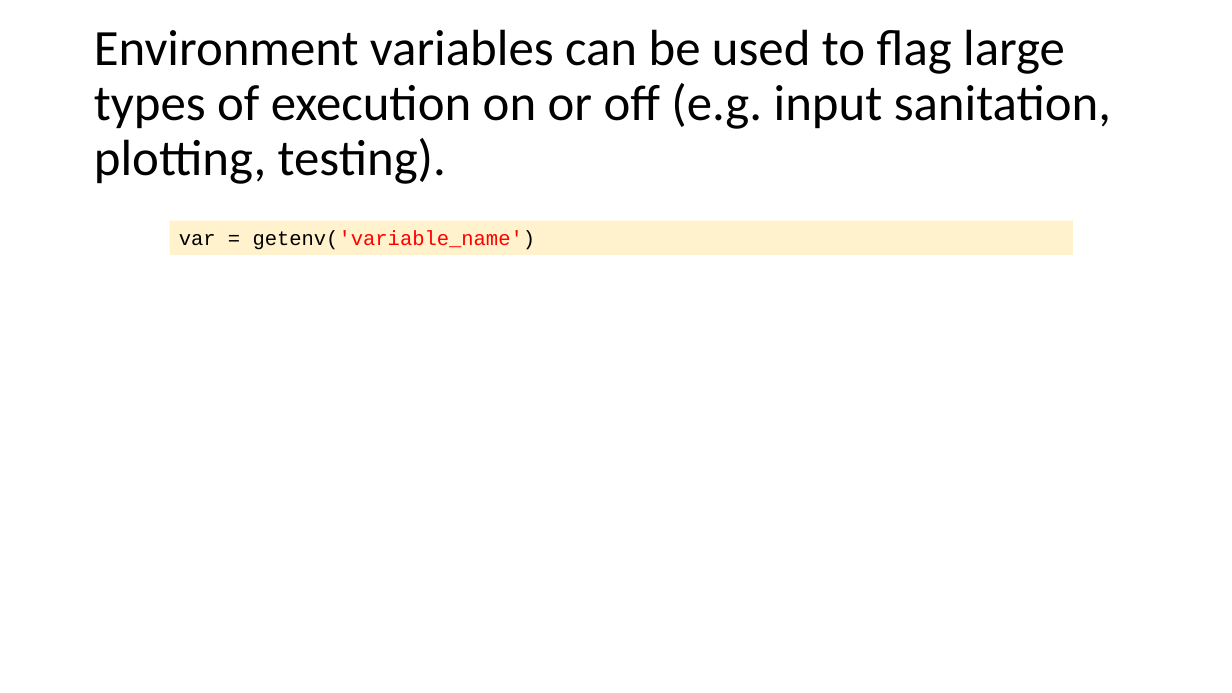
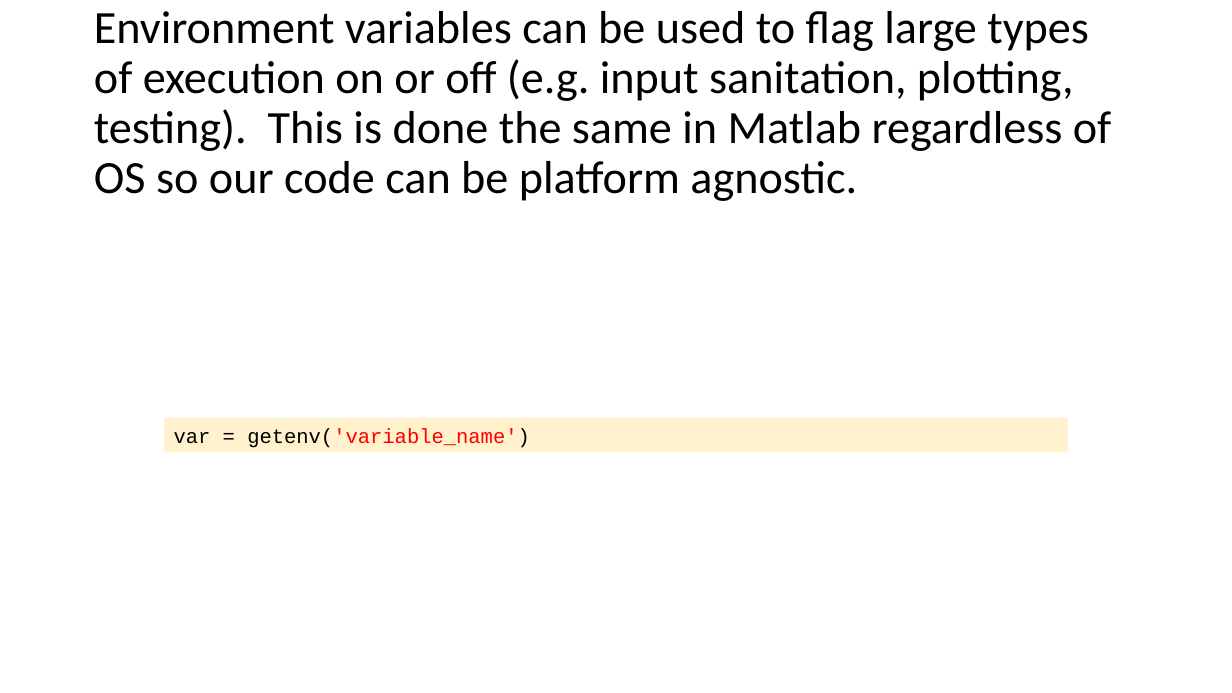
Before and after one commit to ivsg-psu/Errata_Tutorials_DebugTools, a slide deck: slide 17 of Documents/IVSG_unit_testing_and_TDD.pptx (slide 16 before the commit). Drawn at 1232x693 pixels with LibreOffice and Linux fonts; fonts in the diff are those of the drawing. Boxes give left, top, right and bottom in pixels: in the first picture for what was removed or moved away, otherwise in the second. Text is boxed around its words. In the diff, an @@ line names an element or a change of style, - is before the commit and + after.

```diff
--- a/Documents/IVSG_unit_testing_and_TDD.pptx
+++ b/Documents/IVSG_unit_testing_and_TDD.pptx
@@ title at box(94, 11, 1111, 201): text changed; size 39.6 to 36 pt @@
-Environment variables can be used to flag large types of execution on or off (e.g. input sanitation, plotting, testing).
+Environment variables can be used to flag large types of execution on or off (e.g. input sanitation, plotting, testing). This is done the same in Matlab regardless of OS so our code can be platform agnostic.
@@ rectangle "var = getenv('variable_name')": place and size @@
-rectangle "var = getenv('variable_name')" at box(170, 221, 1074, 255)
+rectangle "var = getenv('variable_name')" at box(165, 418, 1068, 452)
```
Also in this commit, not shown: 6 other slides changed, 3 slides added, 1 slide removed.
